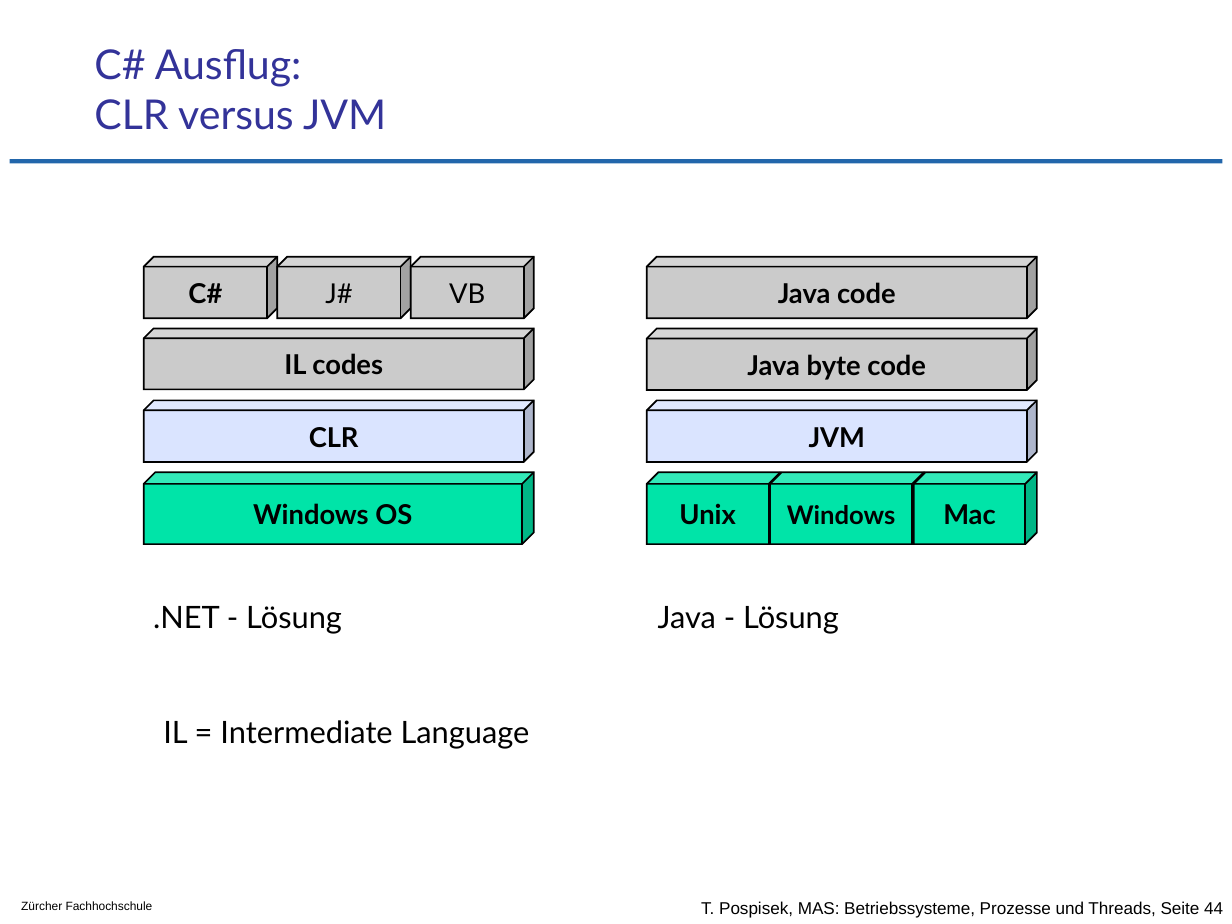
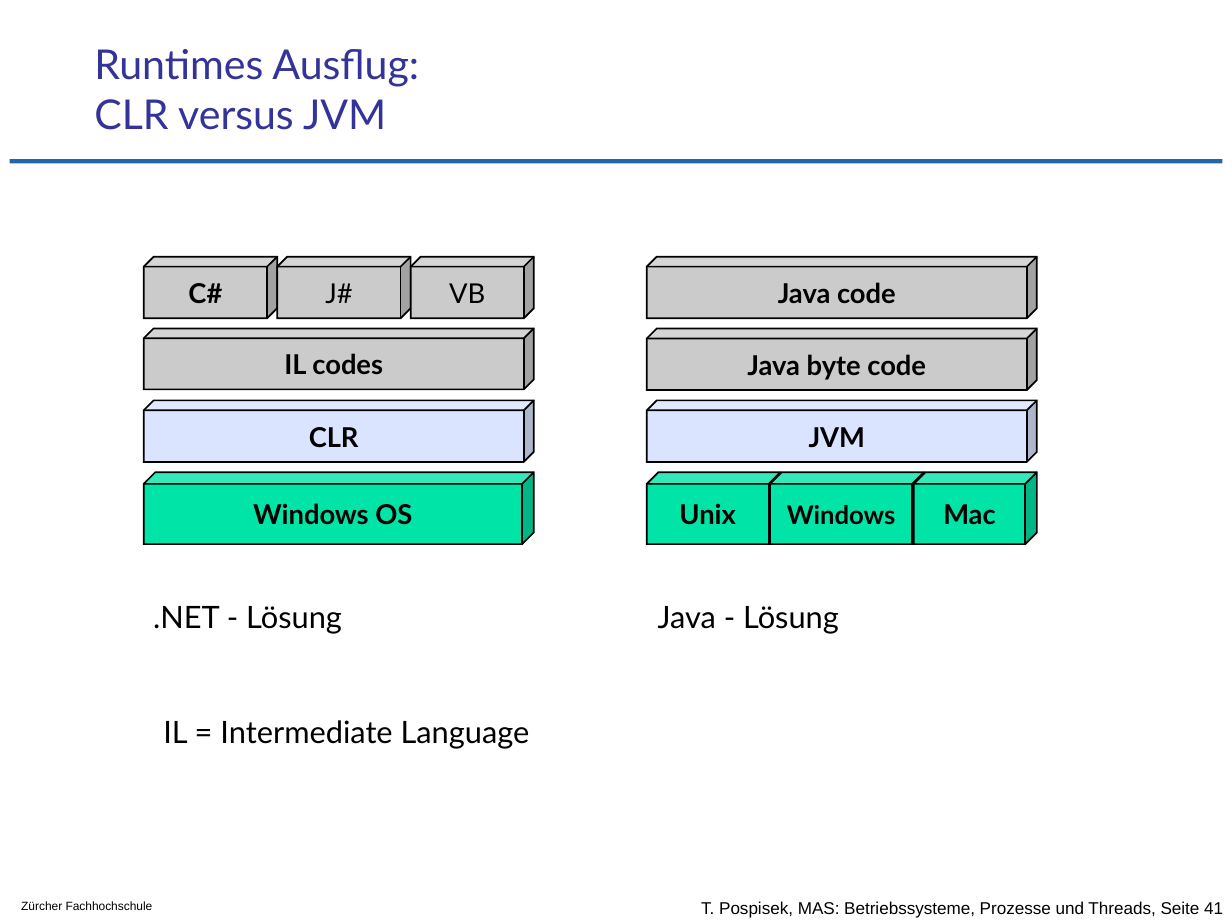
Before and after one commit to tpo/betriebssysteme, a slide deck: slide 41 of 05-2_Prozesse_und_Threads.odp (slide 44 before the commit). Drawn at 1232x924 pixels with LibreOffice and Linux fonts; fonts in the diff are those of the drawing; background and template pictures are left out. Boxes give left, top, right and bottom in pixels: in the first picture for what was removed or moved away, otherwise in the second. Text is boxed around its words. In the diff, an @@ line names an element or a change of style, - is before the commit and + after.

```diff
--- a/05-2_Prozesse_und_Threads.odp
+++ b/05-2_Prozesse_und_Threads.odp
@@ title at (94, 49, 419, 130): text changed @@
-C# Ausflug:
-CLR versus JVM
+Runtimes Ausflug:
+CLR versus JVM
@@ text at (701, 901, 1223, 918): text changed @@
-T. Pospisek, MAS: Betriebssysteme, Prozesse und Threads, Seite 44
+T. Pospisek, MAS: Betriebssysteme, Prozesse und Threads, Seite 41
```
Also in this commit, not shown: 2 other slides changed, 5 slides added, 8 slides removed.
